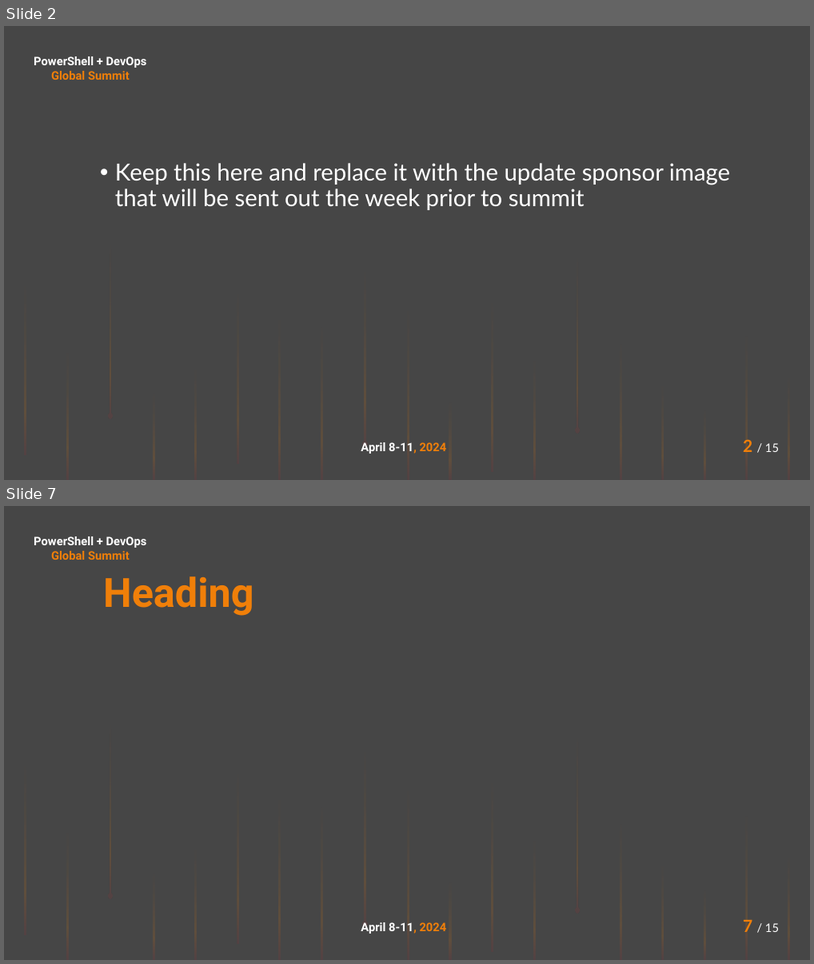
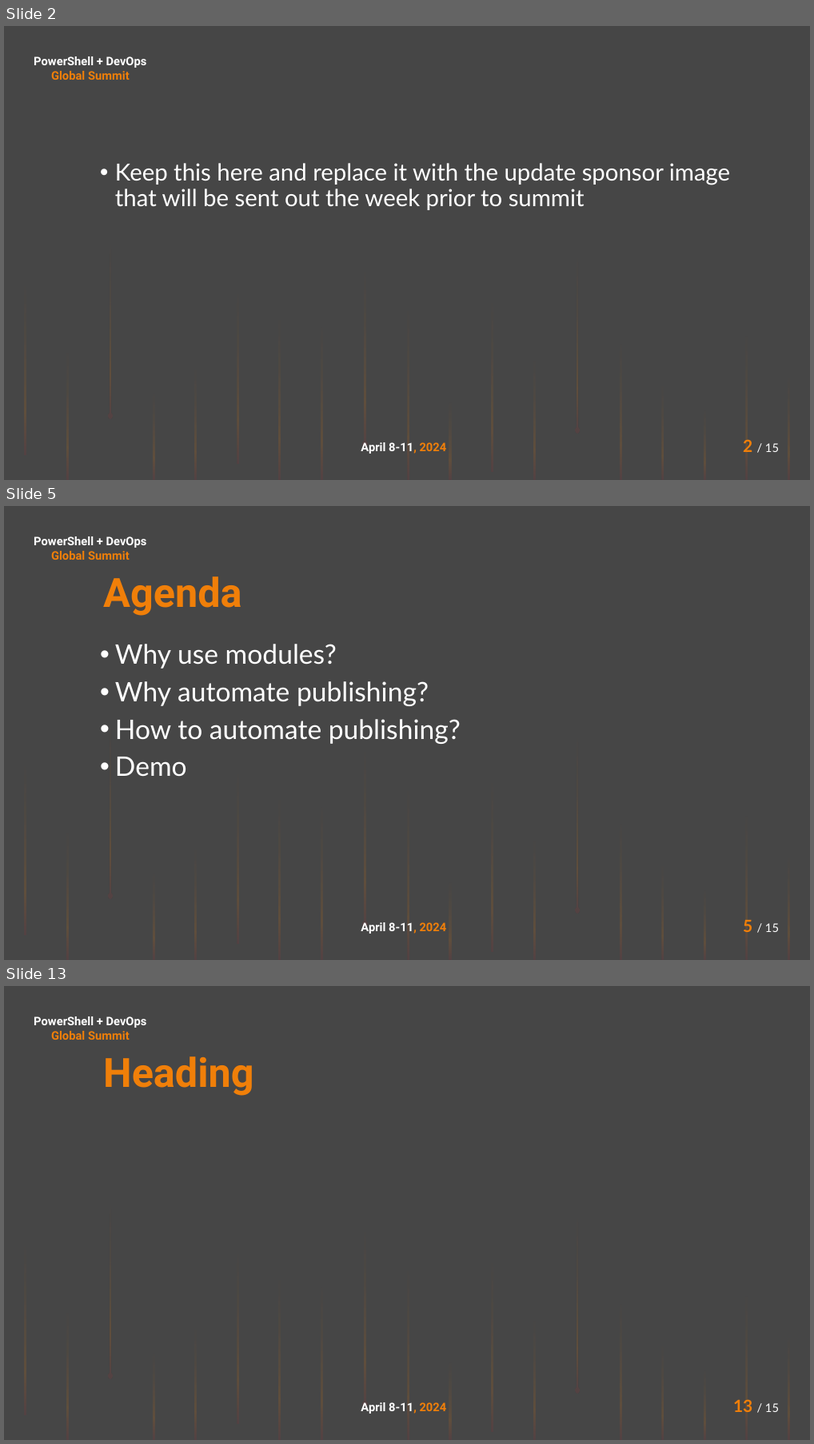
Before and after one commit to deadlydog/Presentation.StopManuallyPublishingYourPowerShellModules, a slide deck: src/Stop manually publishing your PowerShell modules.pptx. Shown one above the other, each under a label of ours: slides 2 and 7 before the commit, slides 2, 5 and 13 after it; the slides between them are not shown. The pictures are 814x964 and 814x1444 pixels, drawn with LibreOffice and Linux fonts; fonts in the diff are those of the drawing; background and template pictures are left out. Boxes give left, top, right and bottom in pixels: in the first picture for what was removed or moved away, otherwise in the second. Text is boxed around its words. In the diff, an @@ line names an element or a change of style, - is before the commit and + after.

Commit message:
- Updated presentation heading
- Increased font size for all slides from 28 to 32
- Added social network handles
- Added blog screenshots slide
- Added Agenda and first couple slides on why use modules

```diff
--- a/src/Stop manually publishing your PowerShell modules.pptx
+++ b/src/Stop manually publishing your PowerShell modules.pptx
@@ slide 5 added at <box>4,506,810,960</box>, background #464646; not listed: 22 template elements that a slide beside it also shows @@
@@ text added at <box>103,576,242,616</box>, 48 pt, text gradient #F07F09 to #9F2936, bold @@
+Agenda
@@ text added at <box>115,644,461,776</box>, 32 pt, text #FFFFFF @@
+• Why use modules?
+• Why automate publishing?
+• How to automate publishing?
+• Demo
@@ what was slide 7 is now slide 13 @@
@@ page number at <box>734,1399,779,1412</box>: text changed @@
-7 / 15
+13 / 15
```
Also in this commit, not shown: 2 slides changed, 7 other slides added, 2 slides removed.
